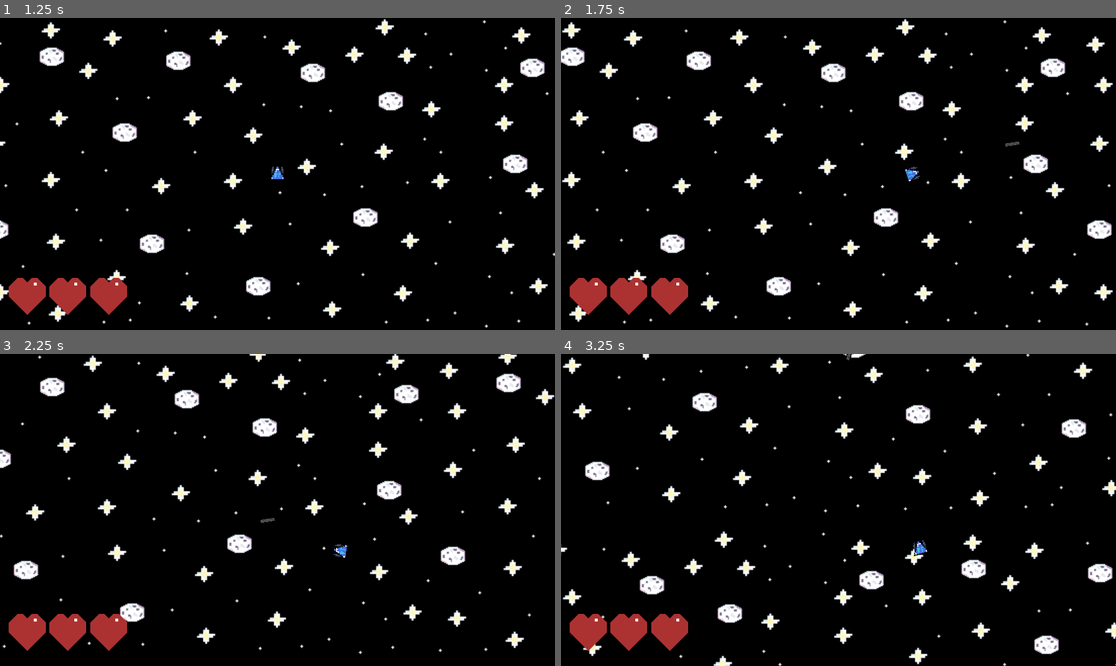
Above: before the commit, frames 1-4 (two rows, left to right).
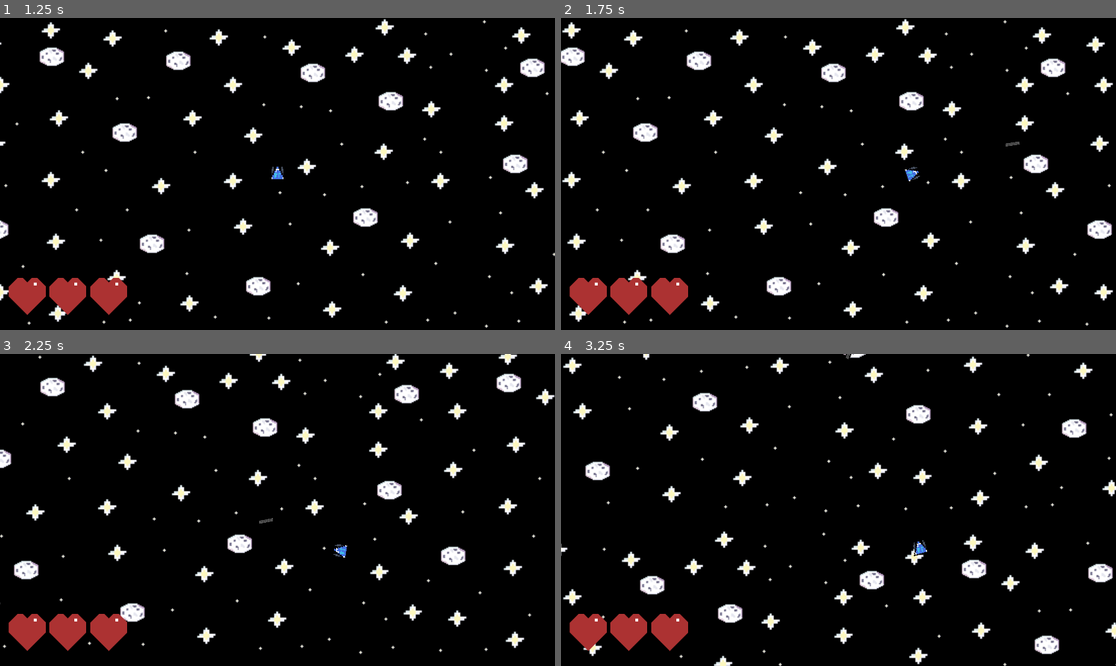
Above: after the commit, the same moments.

Repository: WhosCloak/Necroarcade-Magic-Lead
Game: Godot game, scene res://scenes/mainmenu.tscn
The game is run twice, just before and just after one commit, with the same random seed, the same clock (stepped at 60 frames per second) and the same inputs. The engine's default icon, where the game draws it, is replaced by a stand-in: a white triangle on a blue panel in a dark square.
Inputs (mouse positions are in pixels of both pictures, inside the frame that each line leads up to):
- Up to frame 1 (1.25 s): click "Start" at 0.5 s
- Up to frame 2 (1.75 s): tap Enter at 1.25 s; move the mouse to (960, 158) at 1.27 s; hold D (right) from 1.28 s (still down); click (960, 158) at 1.35 s
- Up to frame 3 (2.25 s): move the mouse to (166, 525) at 2.02 s; release D (right) at 2.03 s; hold S (down) from 2.03 s (still down); click (166, 525) at 2.1 s
- Up to frame 4 (3.25 s): move the mouse to (894, 441) at 2.77 s; release S (down) at 2.78 s; hold D (right) from 2.78 s (still down); click (894, 441) at 2.85 s

Frame 1 is identical in both runs. In frame 2, 0.7% of the frame differs, in the area x 0-100%, y 0-99%; in frame 3, 1.2%; in frame 4, 1.4%, in the area x 0-100%, y 0-100%.

Commit message:
Update player.tscn

Diff:
--- a/scenes/player.tscn
+++ b/scenes/player.tscn
@@ -4,14 +4,13 @@
 [ext_resource type="Script" uid="uid://ddkaihgteyl1s" path="res://scripts/player.gd" id="1_g2els"]
 [ext_resource type="Texture2D" uid="uid://ceaewweu3se1f" path="res://sprites/Heart.png" id="3_qhqgy"]
 
-[sub_resource type="RectangleShape2D" id="RectangleShape2D_g2els"]
-size = Vector2(16, 16)
+[sub_resource type="CircleShape2D" id="CircleShape2D_qhqgy"]
 
 [node name="player" type="CharacterBody2D" groups=["player"]]
 script = ExtResource("1_g2els")
 
 [node name="CollisionShape2D" type="CollisionShape2D" parent="."]
-shape = SubResource("RectangleShape2D_g2els")
+shape = SubResource("CircleShape2D_qhqgy")
 
 [node name="Sprite2D" type="Sprite2D" parent="."]
 texture_filter = 1
